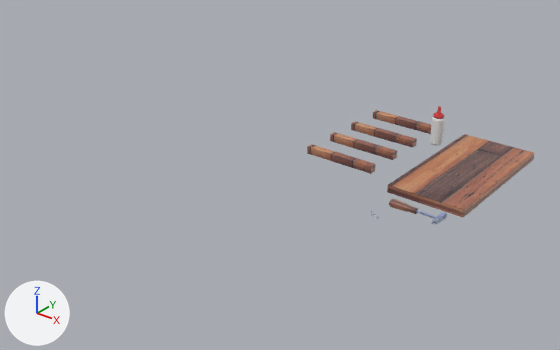
What one commit did to the glTF model public/models/table.glb.
Rendered twice from a camera (50 mm lens) standing at (3.69, -8.29, 4.31) and looking at (-2.11, -1.05, -0.19). The axes (+X, +Y, +Z) are drawn at lower left. The lights are the same throughout. Where no turn or scale is listed for an object, it has been applied to the vertices. Vertices at the same position are counted once.
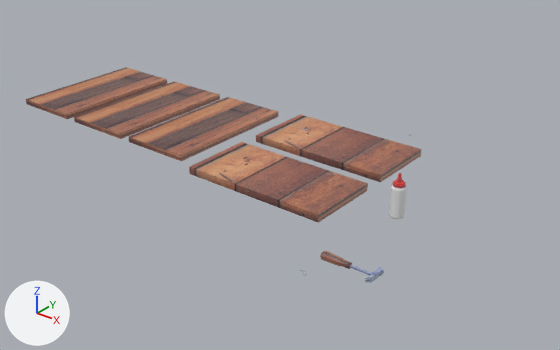
Where the newer file only moved an object's origin or applied its transform, the numbers keep the older frame.

Location of each change, [x1, y1, x2, y2] in pixels of the pictures (560 x 350 px):
```json
{"object": "Cube", "change": "reshaped", "before": [387, 134, 534, 217], "after": [256, 114, 421, 182], "on screen": "12% wider, 18% shorter"}
{"object": "Cube.001", "change": "moved, rescaled", "before": [330, 132, 397, 160], "after": [189, 142, 368, 223], "on screen": "165% wider, 183% taller"}
{"object": "Cube.002", "change": "moved, rescaled, turned", "before": [307, 144, 376, 174], "after": [129, 97, 278, 161]}
{"object": "Cube.003", "change": "moved, rescaled, turned", "before": [351, 121, 417, 148], "after": [74, 81, 220, 139]}
{"object": "Cube.004", "change": "moved, rescaled, turned", "before": [373, 110, 431, 134], "after": [26, 67, 167, 119]}
{"object": "Cylinder", "change": "moved", "before": [430, 106, 445, 146], "after": [389, 173, 407, 219]}
{"object": "Cube.005", "change": "moved", "before": [389, 199, 447, 225], "after": [320, 251, 384, 283]}
```

The change, as JSON lines over the scene's bpy script:
```json
{"block": "me_cube", "where": "# used by ob_cube; location = (0.0, 0.0, 0.1)"}
{"op": "remove", "block": "me_cube", "code": "me_cube.from_pydata(...)  # 8 vertices, 12 faces; spans x -0.5..0.5, y -1.0..1.0, z -0.05..0.05"}
{"op": "add", "block": "me_cube", "code": "me_cube.from_pydata(...)  # 8 vertices, 12 faces; spans x -2.7..-0.7, y -0.84..0.16, z -0.04..0.06"}
{"block": "me_cube", "change": "me_cube part 1: the whole mesh is rebuilt"}
{"op": "set", "path": "ob_cube_001.location", "old": "(-1.425, -0.121, 0.106)", "new": "(-1.699, -1.63, 0.109)"}
{"op": "set", "path": "ob_cube_001.scale", "old": "(0.05, 0.05, 0.5)", "new": "(0.05, 0.5, 1.0)"}
{"op": "set", "path": "ob_cube_002.rotation_euler", "old": "(0.0, -1.571, 0.0)", "new": "(0.0, 0.0, 0.0)", "note": "degrees (0, -90, 0) -> degrees (0, 0, 0)"}
{"op": "set", "path": "ob_cube_002.location", "old": "(-1.425, -0.65, 0.106)", "new": "(-3.483, -0.993, 0.141)"}
{"op": "set", "path": "ob_cube_002.scale", "old": "(0.05, 0.05, 0.5)", "new": "(0.5, 1.0, 0.04)"}
{"op": "set", "path": "ob_cube_003.rotation_euler", "old": "(0.0, -1.571, 0.0)", "new": "(0.0, 0.0, 0.0)", "note": "degrees (0, -90, 0) -> degrees (0, 0, 0)"}
{"op": "set", "path": "ob_cube_003.location", "old": "(-1.425, 0.391, 0.106)", "new": "(-4.65, -0.993, 0.141)"}
{"op": "set", "path": "ob_cube_003.scale", "old": "(0.05, 0.05, 0.5)", "new": "(0.5, 1.0, 0.04)"}
{"op": "set", "path": "ob_cube_004.rotation_euler", "old": "(0.0, -1.571, 0.0)", "new": "(0.0, 0.0, 0.0)", "note": "degrees (0, -90, 0) -> degrees (0, 0, 0)"}
{"op": "set", "path": "ob_cube_004.location", "old": "(-1.425, 0.961, 0.106)", "new": "(-5.818, -0.993, 0.141)"}
{"op": "set", "path": "ob_cube_004.scale", "old": "(0.05, 0.05, 0.5)", "new": "(0.5, 1.0, 0.04)"}
{"op": "set", "path": "ob_cube_005.location", "old": "(-0.308, -1.255, 0.087)", "new": "(-0.252, -2.683, 0.087)"}
{"op": "set", "path": "ob_cylinder.location", "old": "(-0.764, 0.701, 0.342)", "new": "(-0.112, -1.425, 0.342)"}
```
